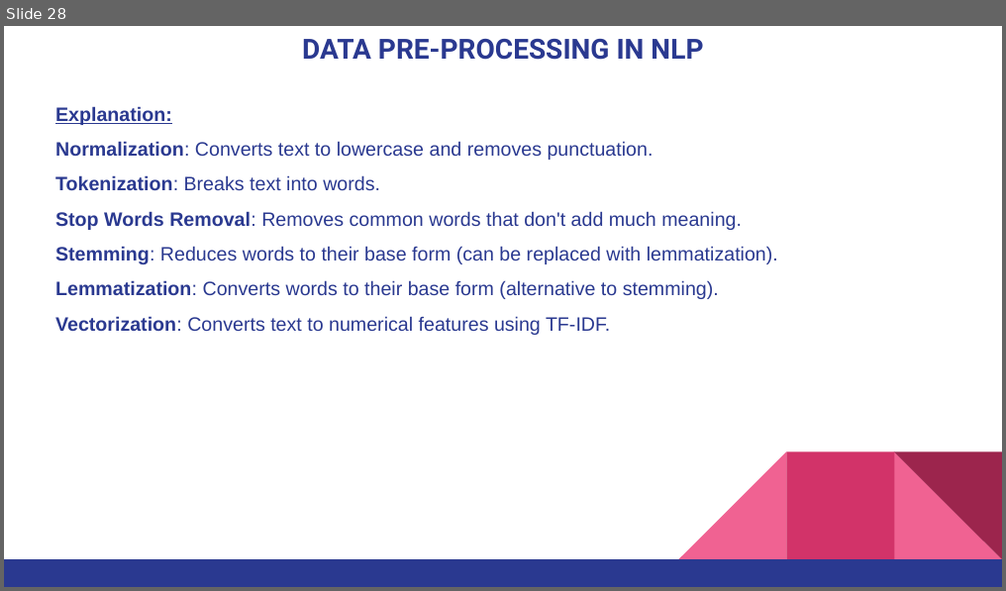
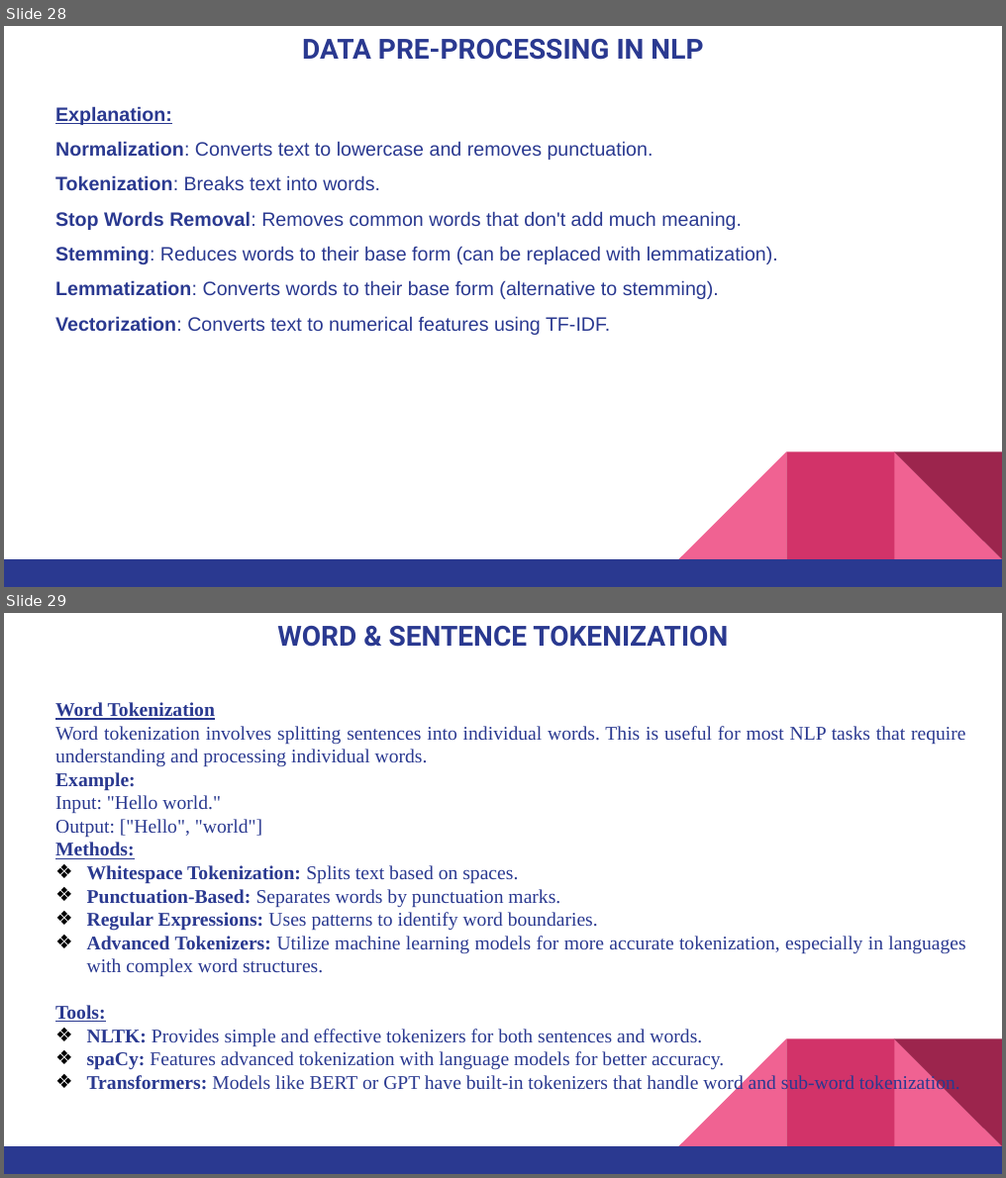
Before and after one commit to pnytrainingrepo/artificial-intelligence, a slide deck: AI-NLP.pptx. Shown one above the other, each under a label of ours: slide 28 before the commit, slides 28 and 29 after it. The pictures are 1006x591 and 1006x1178 pixels, drawn with LibreOffice and Linux fonts; fonts in the diff are those of the drawing. Boxes give left, top, right and bottom in pixels: in the first picture for what was removed or moved away, otherwise in the second. Text is boxed around its words. In the diff, an @@ line names an element or a change of style, - is before the commit and + after.

```diff
--- a/AI-NLP.pptx
+++ b/AI-NLP.pptx
@@ slide 29 added at bbox=[4, 613, 1002, 1174], background #FFFFFF; not listed: 5 template elements that a slide beside it also shows @@
@@ title added at bbox=[277, 626, 728, 647], 20 pt, text #2A3990, bold @@
+WORD & SENTENCE TOKENIZATION
@@ text added at bbox=[55, 702, 966, 1094], 14 pt, text #2A3990 @@
+Word Tokenization
+Word tokenization involves splitting sentences into individual words. This is useful for most NLP tasks that require understanding and processing individual words.
+Example:
+Input: "Hello world."
+Output: ["Hello", "world"]
+Methods:
+❖ Whitespace Tokenization: Splits text based on spaces.
+❖ Punctuation-Based: Separates words by punctuation marks.
+❖ Regular Expressions: Uses patterns to identify word boundaries.
+❖ Advanced Tokenizers: Utilize machine learning models for more accurate tokenization, especially in languages with complex word structures.
+Tools:
+❖ NLTK: Provides simple and effective tokenizers for both sentences and words.
+❖ spaCy: Features advanced tokenization with language models for better accuracy.
+❖ Transformers: Models like BERT or GPT have built-in tokenizers that handle word and sub-word tokenization.
```
Also in this commit, not shown: 1 slide changed, 5 other slides added, 9 other files.
